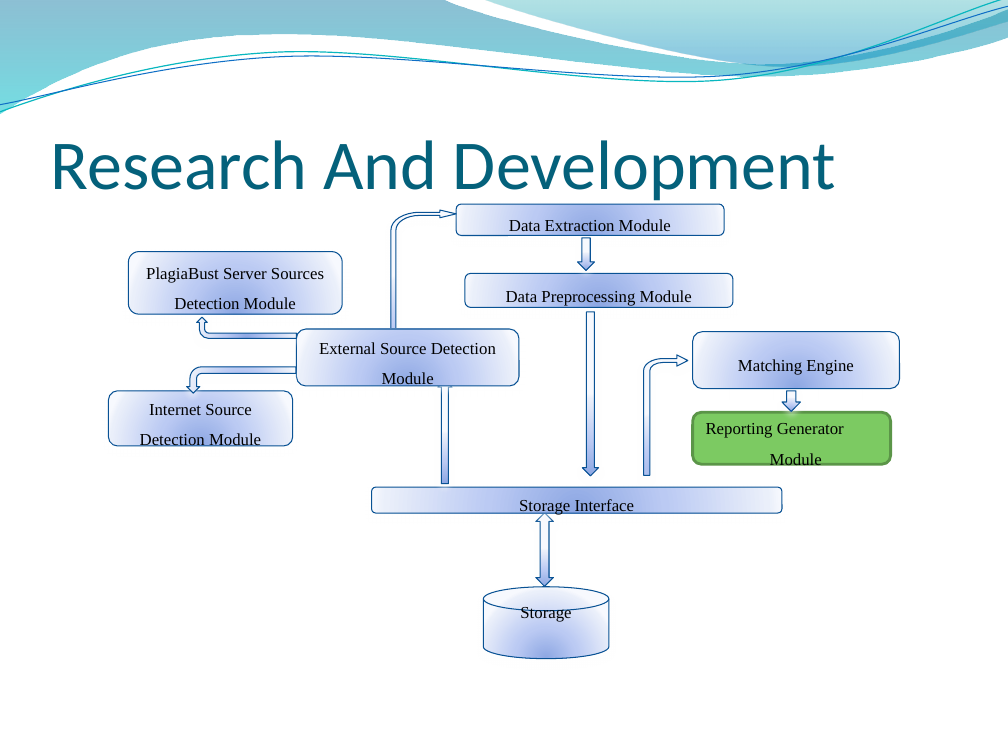
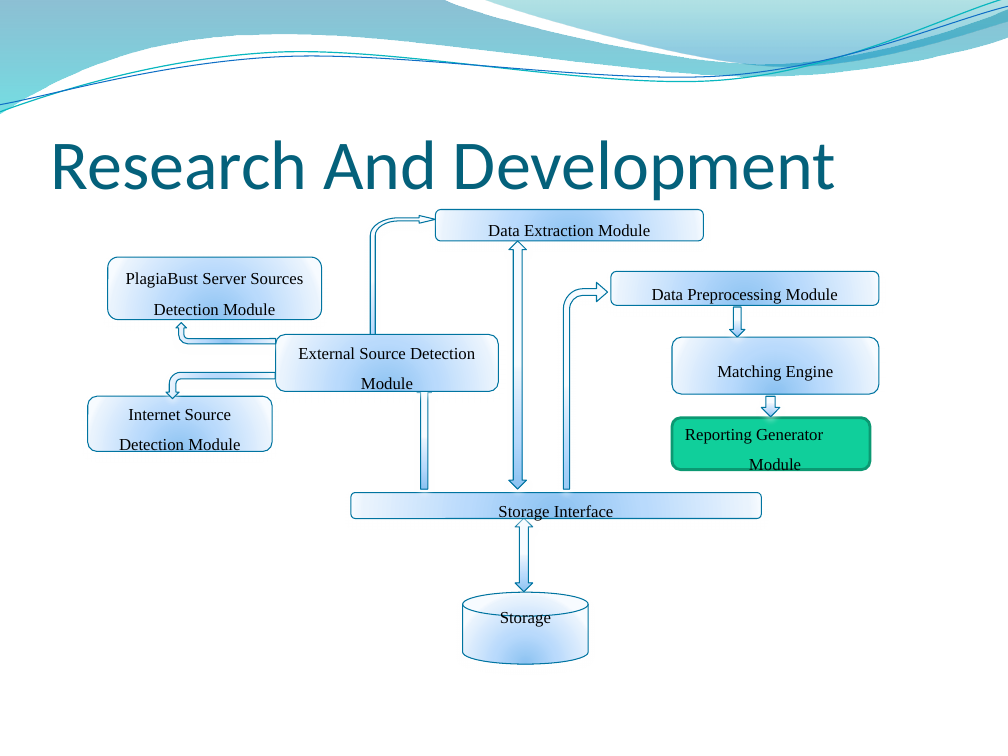
Before and after one commit to RizwanSaeedi/project-plagiabust, a slide deck: slide 34 of project docs/Final Presentation.pptx (slide 35 before the commit). Drawn at 1008x756 pixels with LibreOffice and Linux fonts; fonts in the diff are those of the drawing; background and template pictures are left out. Boxes give left, top, right and bottom in pixels: in the first picture for what was removed or moved away, otherwise in the second. Text is boxed around its words. In the diff, an @@ line names an element or a change of style, - is before the commit and + after.

```diff
--- a/project docs/Final Presentation.pptx
+++ b/project docs/Final Presentation.pptx
@@ 7 rounded rectangles, 2 bent arrows, 1 cylinder, 1 up arrow, 1 up down arrow, 1 down arrow, 1 freeform shape: place and size @@
-7 rounded rectangles, 2 bent arrows, 1 cylinder, 1 up arrow, 1 up down arrow, 1 down arrow, 1 freeform shape at [109,204,899,658]
+7 rounded rectangles, 2 bent arrows, 1 cylinder, 1 up arrow, 1 up down arrow, 1 down arrow, 1 freeform shape at [88,210,879,663]
@@ fill gradient #8DA8E3 to #BBCBF3 to #EAEFFB to #F7F9FF to gradient #8BC2F1 to #B9DBFD to #EAF3FE to #F8FBFF; outline #095295 0.75 pt to #0074A1 0.75 pt; shadow changed in 14 elements at [463,592,589,663], [108,257,322,320], [672,337,879,393], [88,396,272,452], [435,210,704,241], [276,335,499,392], [351,493,761,519], [611,271,879,305], [417,385,431,489], [166,372,275,398], [176,323,276,344], [515,518,532,592], [761,396,779,416], [370,216,435,350] @@
@@ down arrow removed at [578,238,595,270] @@
@@ up down arrow added at [509,241,526,489], fill gradient #8BC2F1 to #B9DBFD to #EAF3FE to #F8FBFF, outline #0074A1 0.75 pt @@
@@ freeform shape added at [563,282,608,489], fill gradient #8BC2F1 to #B9DBFD to #EAF3FE to #F8FBFF, outline #0074A1 0.75 pt @@
@@ rounded rectangle "Data Preprocessing Module": place and size @@
-rounded rectangle "Data Preprocessing Module" at [465,273,733,307]
+rounded rectangle "Data Preprocessing Module" at [611,271,879,305]
@@ down arrow removed at [583,311,599,476] @@
@@ down arrow added at [730,307,745,338], fill gradient #8BC2F1 to #B9DBFD to #EAF3FE to #F8FBFF, outline #0074A1 0.75 pt @@
@@ freeform shape removed at [644,355,688,475] @@
@@ rounded rectangle "Reporting Generator Module" at [672,417,870,469]: fill #7CCA62 to #10CF9B; outline #5C9549 2 pt to #0C9973 2 pt @@
```
Also in this commit, not shown: 4 other slides changed, 1 slide removed.
